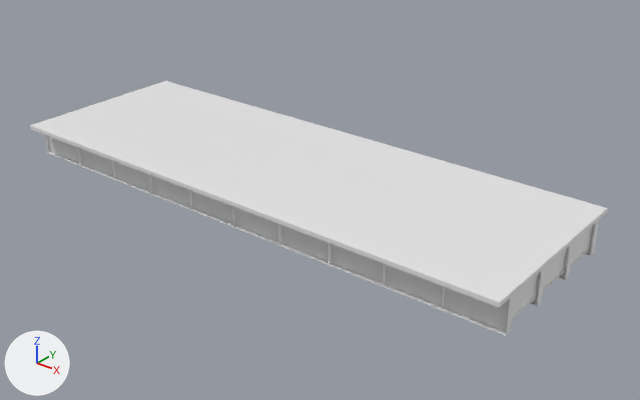
The OBJ model IFC/Steel/Darbhanga/Sup_Str/D_30_2L_OF_S/model.obj as it was, and as the next commit left it.
One viewpoint serves both versions: a camera (50 mm lens) standing at (42.7, -32.0, 19.4) and looking at (16.7, 0.5, -0.7). Lighting does not change. The marker at lower left points along +X, +Y and +Z. The first picture is the older version. Where no turn or scale is listed for an object, it has been applied to the vertices. Vertices at exactly the same position are counted once.

In view in the first picture: 'model'.
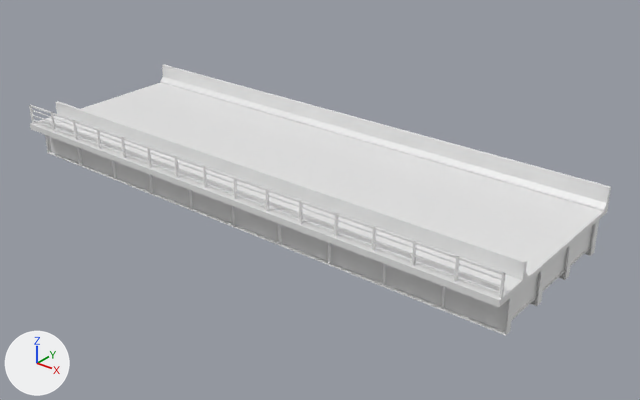
Boxes (x1, y1, x2, y2) around the edits, measured in the pictures (640 x 400 px):
'model', reshaped (6% taller)
    before: (30, 81, 608, 336)
    after: (29, 65, 611, 336)
part 1 of me_model, added
    after: (51, 112, 56, 131)
part 2 of me_model, added
    after: (73, 120, 78, 140)
part 3 of me_model, added
    after: (97, 129, 101, 148)
part 4 of me_model, added
    after: (121, 137, 126, 158)
part 5 of me_model, added
    after: (147, 146, 152, 167)
part 6 of me_model, added
    after: (175, 157, 179, 178)
part 7 of me_model, added
    after: (203, 166, 207, 188)
part 8 of me_model, added
    after: (234, 177, 237, 199)
part 9 of me_model, added
    after: (265, 188, 269, 211)
part 10 of me_model, added
    after: (299, 200, 303, 224)
part 11 of me_model, added
    after: (335, 213, 338, 237)
part 12 of me_model, added
    after: (372, 226, 376, 251)
part 13 of me_model, added
    after: (412, 241, 416, 266)
part 14 of me_model, added
    after: (454, 256, 460, 282)
part 15 of me_model, added
    after: (499, 272, 505, 299)
part 16 of me_model, added
    after: (30, 105, 504, 275)
part 17 of me_model, added
    after: (33, 120, 500, 293)
part 18 of me_model, added
    after: (32, 115, 504, 287)
part 19 of me_model, added
    after: (31, 110, 501, 280)
part 20 of me_model, added
    after: (30, 65, 611, 302)

Edits to the bpy script that builds the scene:
```text
Change me_model:
    used by ob_model
    remove me_model.from_pydata(...)  # 2064 vertices, 3644 faces; spans x 0.0..30.0, y -5.2..5.2, z -0.9..1.1
    add me_model.from_pydata(...)  # 2258 vertices, 3940 faces; spans x 0.0..30.0, y -5.2..5.2, z -0.9..2.3
    me_model part 1: a new loose piece, a box spanning x 1.99..2.09, y -5.05..-4.95, z 1.2..2.3
    me_model part 2: a new loose piece, a box spanning x 3.99..4.09, y -5.05..-4.95, z 1.2..2.3
    me_model part 3: a new loose piece, a box spanning x 5.98..6.08, y -5.05..-4.95, z 1.203..2.303
    me_model part 4: a new loose piece, a box spanning x 7.973..8.073, y -5.05..-4.95, z 1.203..2.303
    me_model part 5: a new loose piece, a box spanning x 9.967..10.067, y -5.05..-4.95, z 1.203..2.303
    me_model part 6: a new loose piece, a box spanning x 11.96..12.06, y -5.05..-4.95, z 1.2..2.3
    me_model part 7: a new loose piece, a box spanning x 13.95..14.05, y -5.05..-4.95, z 1.2..2.3
    me_model part 8: a new loose piece, a box spanning x 15.95..16.05, y -5.05..-4.95, z 1.2..2.3
    me_model part 9: a new loose piece, a box spanning x 17.94..18.04, y -5.05..-4.95, z 1.2..2.3
    me_model part 10: a new loose piece, a box spanning x 19.93..20.03, y -5.05..-4.95, z 1.2..2.3
    me_model part 11: a new loose piece, a box spanning x 21.93..22.03, y -5.05..-4.95, z 1.2..2.3
    me_model part 12: a new loose piece, a box spanning x 23.92..24.02, y -5.05..-4.95, z 1.2..2.3
    me_model part 13: a new loose piece, a box spanning x 25.913..26.013, y -5.05..-4.95, z 1.203..2.303
    me_model part 14: a new loose piece, a box spanning x 27.907..28.007, y -5.05..-4.95, z 1.203..2.303
    me_model part 15: a new loose piece, a box spanning x 29.9..30.0, y -5.05..-4.95, z 1.2..2.3
    me_model part 16: a new loose piece, a box spanning x 0.0..30.0, y -5.04..-4.96, z 2.223..2.303
    me_model part 17: a new loose piece, a box spanning x 0.0..30.0, y -5.025..-4.975, z 1.378..1.428
    me_model part 18: a new loose piece, a box spanning x 0.0..30.0, y -5.025..-4.975, z 1.678..1.728
    me_model part 19: a new loose piece, a box spanning x 0.0..30.0, y -5.025..-4.975, z 1.978..2.028
    me_model part 20
    17 vertices are added at x 0.0, y -5.2..5.2, z 1.1..2.2
    17 new vertices lie (30.0, 0.0, 0.0) away from vertices in x 0.0, y -5.2..5.2, z 1.1..2.2
    56 new faces join them
    other edits to the shape of me_model do not show in these pictures
```
